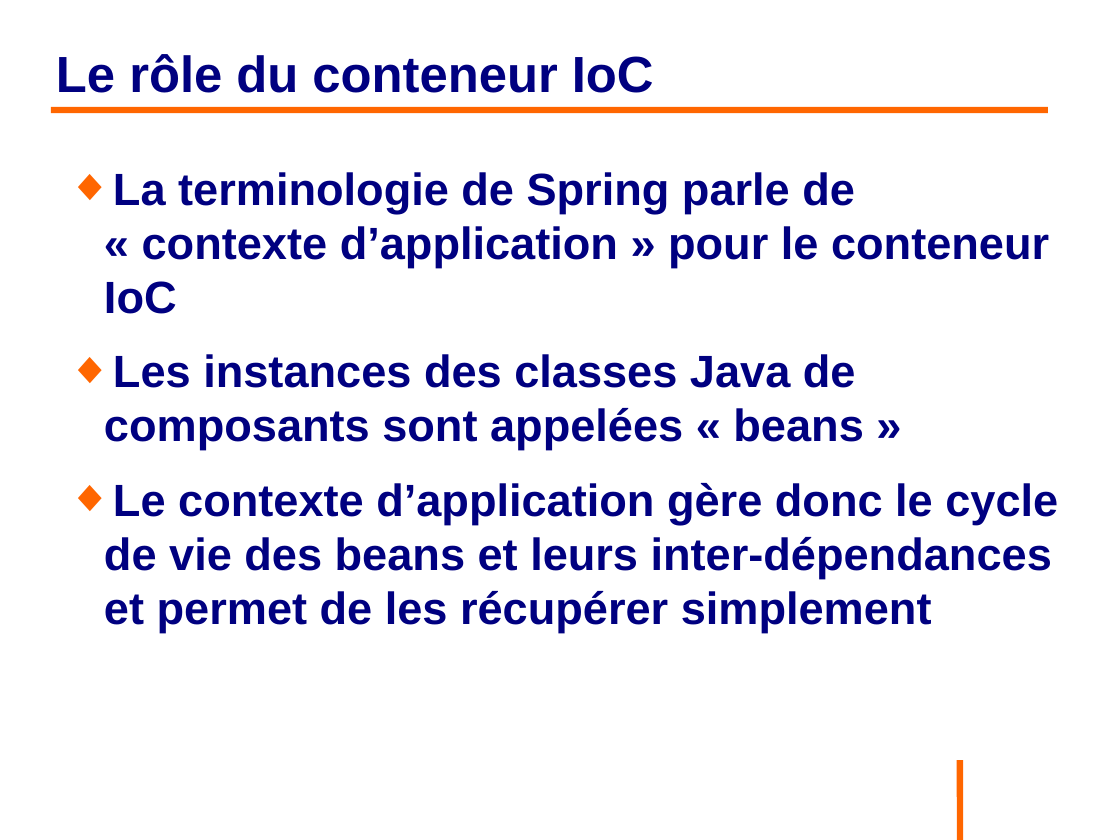
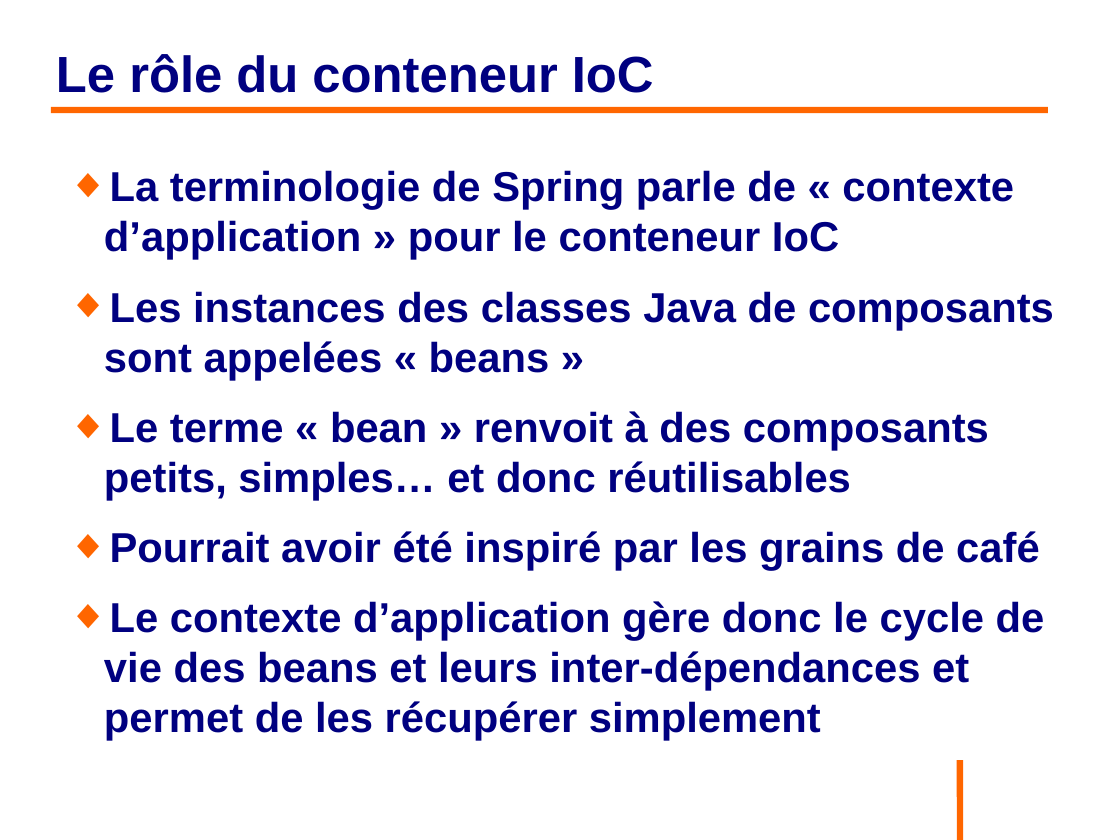
Before and after one commit to philphils/formation-spring, a slide deck: slide 41 of Documentation/diapo_formation_spring.odp. Drawn at 1120x840 pixels with LibreOffice and Linux fonts; fonts in the diff are those of the drawing; background and template pictures are left out. Boxes give left, top, right and bottom in pixels: in the first picture for what was removed or moved away, otherwise in the second. Text is boxed around its words. In the diff, an @@ line names an element or a change of style, - is before the commit and + after.

```diff
--- a/Documentation/diapo_formation_spring.odp
+++ b/Documentation/diapo_formation_spring.odp
@@ text at bbox=[104, 170, 1054, 741]: size 32 to 29.6 pt in "La terminologie de Spring parle de « ...", "Les instances des classes Java de composants ...", "Le contexte d’application gère donc le cycle ..." @@
@@ text at bbox=[104, 411, 1040, 571]: paragraphs added @@
+◆ Le terme « bean » renvoit à des composants petits, simples… et donc réutilisables
+◆ Pourrait avoir été inspiré par les grains de café
```
Also in this commit, not shown: 5 other slides changed.
